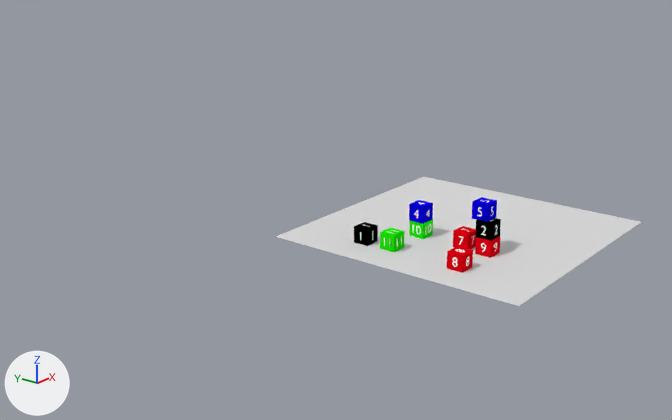
Before and after pictures for a commit that changed the Blender file blender_project/blocks_world.blend.
Both versions are drawn from a camera (50 mm lens) standing at (-46.9, -27.2, 19.1) and looking at (2.1, 11.5, -1.7). Lighting does not change. The marker at lower left points along +X, +Y and +Z.

The older version as bpy lines, for what is in view:
```python
ob_cube = bpy.data.objects.new('Cube', me_cube_006)
ob_cube.location = (-5.45, 3.31, 0.5)
ob_cube.scale = (0.5, 0.5, 0.5)
ob_cube_001 = bpy.data.objects.new('Cube.001', me_cube_010)
ob_cube_001.location = (-2.66, -3.2, 1.5)
ob_cube_001.rotation_euler = (-3.153, -0.000229, -0.0199)  # degrees (-181, 0, -1.1)
ob_cube_001.scale = (0.5, 0.5, 0.5)
ob_cube_002 = bpy.data.objects.new('Cube.002', me_cube_015)
ob_cube_002.location = (-2.56, 1.39, 1.51)
ob_cube_002.rotation_euler = (-3.142, 0.0127, 3.122)  # degrees (-180, 0.7, 179)
ob_cube_002.scale = (0.5, 0.5, 0.5)
ob_cube_003 = bpy.data.objects.new('Cube.003', me_cube_016)
ob_cube_003.location = (-2.52, -2.82, 2.5)
ob_cube_003.rotation_euler = (-3.142, 0.0127, 3.122)  # degrees (-180, 0.7, 179)
ob_cube_003.scale = (0.5, 0.5, 0.5)
ob_cube_004 = bpy.data.objects.new('Cube.004', me_cube_017)
ob_cube_004.location = (-2.57, -1.7, 0.53)
ob_cube_004.rotation_euler = (-3.142, 0.0127, 3.122)  # degrees (-180, 0.7, 179)
ob_cube_004.scale = (0.5, 0.5, 0.5)
ob_cube_005 = bpy.data.objects.new('Cube.005', me_cube_018)
ob_cube_005.location = (-5.56, -3.14, 0.5)
ob_cube_005.rotation_euler = (-3.142, 0.0127, 3.122)  # degrees (-180, 0.7, 179)
ob_cube_005.scale = (0.5, 0.5, 0.5)
ob_cube_006 = bpy.data.objects.new('Cube.006', me_cube_019)
ob_cube_006.location = (-2.69, -3.25, 0.51)
ob_cube_006.rotation_euler = (-3.142, 0.0127, 3.122)  # degrees (-180, 0.7, 179)
ob_cube_006.scale = (0.5, 0.5, 0.5)
ob_cube_10 = bpy.data.objects.new('Cube 10', me_cube)
ob_cube_10.location = (-2.48, 1.39, 0.49)
ob_cube_10.rotation_euler = (-3.142, 0.0127, 3.122)  # degrees (-180, 0.7, 179)
ob_cube_10.scale = (0.5, 0.5, 0.5)
ob_plane = bpy.data.objects.new('plane', me_plane)
ob_plane.location = (0.0, 0.0, 0.0)
ob_plane.scale = (-8.08, -8.08, -8.08)
```
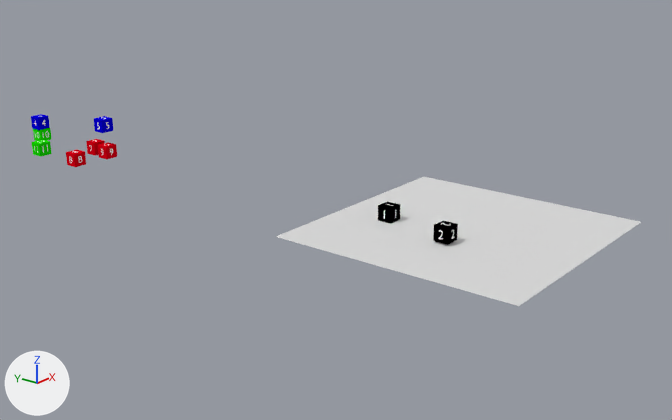
Boxes (x1, y1, x2, y2) around the edits, measured in the pictures (672 x 420 px):
'Cube.001', moved
    before: (476, 218, 501, 241)
    after: (433, 221, 458, 245)
'Cube', moved
    before: (354, 222, 378, 246)
    after: (378, 201, 400, 224)
'Cube.005', moved
    before: (447, 246, 473, 273)
    after: (66, 150, 86, 167)
'Cube.003', moved
    before: (472, 197, 497, 222)
    after: (94, 116, 113, 133)
'Cube 11', moved
    before: (380, 227, 405, 252)
    after: (32, 140, 51, 156)
'Cube.002', moved
    before: (409, 200, 433, 223)
    after: (31, 114, 50, 130)
'Cube.006', moved
    before: (475, 236, 500, 258)
    after: (98, 142, 117, 159)
'Cube.004', moved
    before: (453, 226, 476, 249)
    after: (86, 139, 105, 156)
'Cube 10', moved
    before: (409, 219, 433, 239)
    after: (33, 128, 51, 141)

What the commit changed:
Object 'Cube' (ob_cube) moves from (-5.45, 3.31, 0.5) to (-1.39, 4.5, 0.5).
Object 'Cube.001' (ob_cube_001) moves from (-2.66, -3.2, 1.5) to (-2.66, -0.41, 0.63).
Object 'Cube.002' (ob_cube_002) moves from (-2.56, 1.39, 1.51) to (-2.56, 39.13, 1.51).
Object 'Cube.003' (ob_cube_003) moves from (-2.52, -2.82, 2.5) to (-2.52, 30.8, 2.5).
Object 'Cube.004' (ob_cube_004) moves from (-2.57, -1.7, 0.53) to (-2.57, 31.92, 0.53).
Object 'Cube.005' (ob_cube_005) moves from (-5.56, -3.14, 0.5) to (-5.56, 30.48, 0.5).
Object 'Cube.006' (ob_cube_006) moves from (-2.69, -3.25, 0.51) to (-2.69, 30.37, 0.51).
Object 'Cube 10' (ob_cube_10) moves from (-2.48, 1.39, 0.49) to (-2.48, 39.13, 0.49).
Object 'Cube 11' (ob_cube_11) moves from (-5.37, 1.48, 0.52) to (-5.37, 35.1, 0.52).
